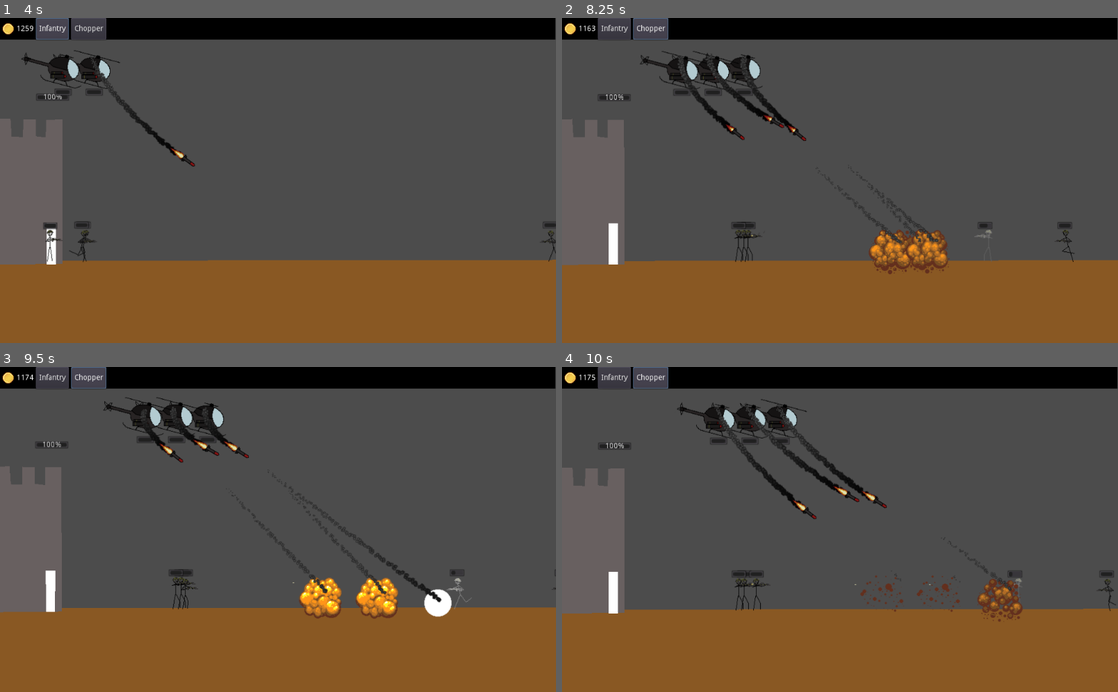
Above: before the commit, frames 1-4 (two rows, left to right).
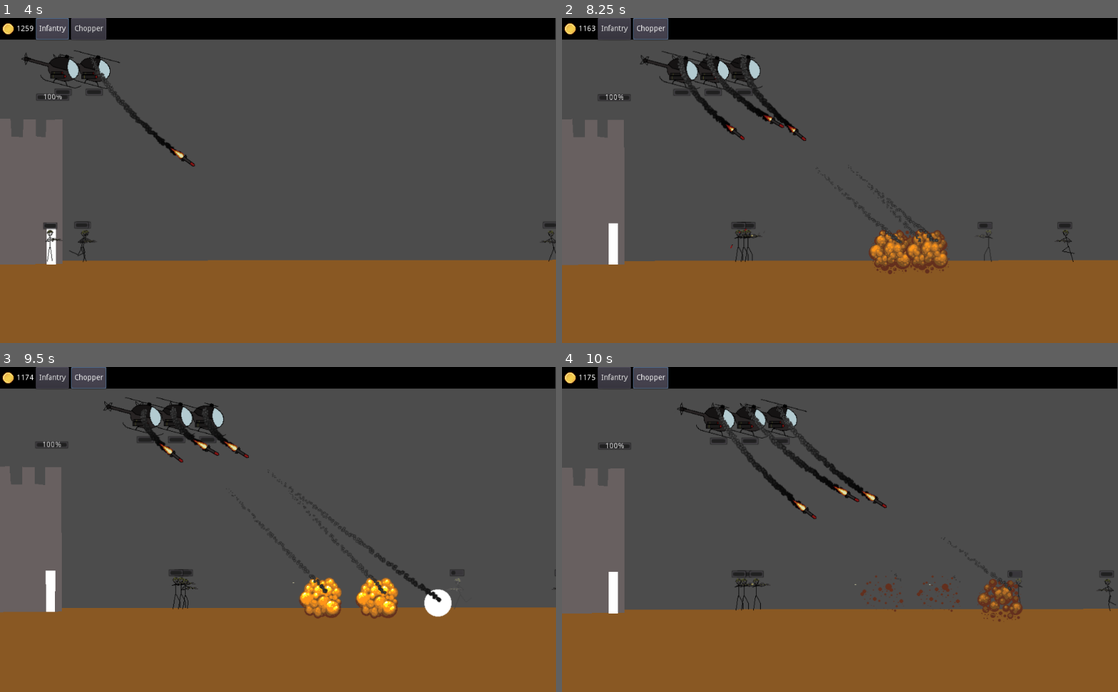
Above: after the commit, the same moments.

Repository: sunderww/StickDefense
Game: Godot game, scene res://Main.tscn
Two runs of this game, one before a commit and one after it. Both use one fixed random seed, a clock stepped at 60 frames per second and the inputs below.
Inputs:
- Up to frame 1 (4 s): click "Infantry" at 0.5 s; click "Chopper" at 1.25 s; click "Infantry" at 2 s; click "Chopper" at 2.75 s; click "Infantry" at 3.5 s
- Up to frame 2 (8.25 s): click "Chopper" at 4.25 s
- Up to frame 3 (9.5 s): no input
- Up to frame 4 (10 s): no input

Frame 1 is identical in both runs. In frame 2, less than 0.1% of the frame differs, in the area x 30-78%, y 64-75%; in frame 3, less than 0.1%; in frame 4, less than 0.1%.

Commit message:
Add a shell particle when infantry shoots

Diff:
--- a/Entities/Infantry/EnemyInfantry.tscn
+++ b/Entities/Infantry/EnemyInfantry.tscn
@@ -6,6 +6,8 @@
 [ext_resource path="res://Entities/Infantry/Infantry_Shooting.png" type="Texture" id=4]
 [ext_resource path="res://Entities/Infantry/Infantry_Walking.png" type="Texture" id=5]
 [ext_resource path="res://Entities/Infantry/Infantry_Idle.png" type="Texture" id=6]
+[ext_resource path="res://Entities/Infantry/Shell.png" type="Texture" id=7]
+[ext_resource path="res://Effects/Tweening/scale_effect.gd" type="Script" id=8]
 
 [sub_resource type="RectangleShape2D" id=37]
 extents = Vector2( 8, 26.207 )
@@ -236,7 +238,7 @@
 
 [sub_resource type="Animation" id=40]
 resource_name = "hurt"
-length = 0.5
+length = 0.3
 tracks/0/type = "value"
 tracks/0/path = NodePath("AnimatedSprite:material:shader_param/white_progress")
 tracks/0/interp = 2
@@ -244,11 +246,31 @@
 tracks/0/imported = false
 tracks/0/enabled = true
 tracks/0/keys = {
-"times": PoolRealArray( 0, 0.5 ),
+"times": PoolRealArray( 0, 0.3 ),
 "transitions": PoolRealArray( 0.574349, 3.24901 ),
 "update": 0,
 "values": [ 1.0, 0.0 ]
 }
+
+[sub_resource type="Curve" id=80]
+min_value = 0.99
+max_value = 2.0
+_data = [ Vector2( 0, 1 ), 0.0, 0.0, 0, 0, Vector2( 1, 1.94741 ), 0.0, 0.0, 0, 0 ]
+
+[sub_resource type="CurveTexture" id=81]
+curve = SubResource( 80 )
+
+[sub_resource type="ParticlesMaterial" id=82]
+flag_disable_z = true
+direction = Vector3( -1, -1, 0 )
+spread = 35.7
+gravity = Vector3( 0, 98, 0 )
+initial_velocity = 50.0
+angular_velocity = 100.0
+angular_velocity_random = 0.2
+orbit_velocity = 0.0
+orbit_velocity_random = 0.0
+scale_curve = SubResource( 81 )
 
 [node name="EnemyInfantry" type="KinematicBody2D"]
 collision_mask = 0
@@ -297,3 +319,22 @@
 
 [node name="AnimationPlayer" type="AnimationPlayer" parent="."]
 anims/hurt = SubResource( 40 )
+
+[node name="Particles2D" type="Particles2D" parent="."]
+position = Vector2( 7.07367, -17.7852 )
+emitting = false
+amount = 1
+one_shot = true
+process_material = SubResource( 82 )
+texture = ExtResource( 7 )
+
+[node name="ScaleEffect" type="Tween" parent="."]
+script = ExtResource( 8 )
+
+[node name="Particles2D2" type="Particles2D" parent="."]
+position = Vector2( 7.07367, -17.7852 )
+emitting = false
+amount = 1
+one_shot = true
+process_material = SubResource( 82 )
+texture = ExtResource( 7 )
--- a/Entities/Infantry/Infantry.tscn
+++ b/Entities/Infantry/Infantry.tscn
@@ -7,6 +7,7 @@
 [ext_resource path="res://Entities/Infantry/Infantry_Walking.png" type="Texture" id=5]
 [ext_resource path="res://Entities/Infantry/Infantry_Idle.png" type="Texture" id=6]
 [ext_resource path="res://Effects/Tweening/scale_effect.gd" type="Script" id=7]
+[ext_resource path="res://Entities/Infantry/Shell.png" type="Texture" id=8]
 
 [sub_resource type="Shader" id=38]
 code = "shader_type canvas_item;
@@ -237,7 +238,7 @@
 
 [sub_resource type="Animation" id=40]
 resource_name = "hurt"
-length = 0.5
+length = 0.3
 tracks/0/type = "value"
 tracks/0/path = NodePath("AnimatedSprite:material:shader_param/white_progress")
 tracks/0/interp = 2
@@ -245,11 +246,31 @@
 tracks/0/imported = false
 tracks/0/enabled = true
 tracks/0/keys = {
-"times": PoolRealArray( 0, 0.5 ),
+"times": PoolRealArray( 0, 0.3 ),
 "transitions": PoolRealArray( 0.574349, 3.24901 ),
 "update": 0,
 "values": [ 1.0, 0.0 ]
 }
+
+[sub_resource type="Curve" id=80]
+min_value = 0.99
+max_value = 2.0
+_data = [ Vector2( 0, 1 ), 0.0, 0.0, 0, 0, Vector2( 1, 1.94741 ), 0.0, 0.0, 0, 0 ]
+
+[sub_resource type="CurveTexture" id=81]
+curve = SubResource( 80 )
+
+[sub_resource type="ParticlesMaterial" id=82]
+flag_disable_z = true
+direction = Vector3( -1, -1, 0 )
+spread = 35.7
+gravity = Vector3( 0, 98, 0 )
+initial_velocity = 50.0
+angular_velocity = 100.0
+angular_velocity_random = 0.2
+orbit_velocity = 0.0
+orbit_velocity_random = 0.0
+scale_curve = SubResource( 81 )
 
 [node name="Infantry" type="KinematicBody2D"]
 collision_mask = 0
@@ -298,3 +319,19 @@
 
 [node name="AnimationPlayer" type="AnimationPlayer" parent="."]
 anims/hurt = SubResource( 40 )
+
+[node name="Particles2D" type="Particles2D" parent="."]
+position = Vector2( 7.07367, -17.7852 )
+emitting = false
+amount = 1
+one_shot = true
+process_material = SubResource( 82 )
+texture = ExtResource( 8 )
+
+[node name="Particles2D2" type="Particles2D" parent="."]
+position = Vector2( 7.07367, -17.7852 )
+emitting = false
+amount = 1
+one_shot = true
+process_material = SubResource( 82 )
+texture = ExtResource( 8 )
--- a/Entities/Infantry/infantry.gd
+++ b/Entities/Infantry/infantry.gd
@@ -5,6 +5,9 @@
 signal spawn_object(node)
 
 const Idle = preload("res://Entities/Infantry/States/idle.gd")
+
+onready var shell_particles = $Particles2D
+onready var shell_particles2 = $Particles2D2
 
 export var bullet_damage: int = 10
 export var bullets: int = 6
@@ -49,4 +52,10 @@
 func shoot(bullet: Bullet) -> void:
 	bullets -= 1
 	bullet.damage = bullet_damage
+
+	# Alternate between 2 particles in case one is not finished
+	if shell_particles.emitting:
+		shell_particles2.emitting = true
+	else:
+		shell_particles.emitting = true
 	emit_signal("spawn_object", bullet)
Not shown: 1 places in Entities/Infantry/EnemyInfantry.tscn that only renumber resources
Not shown: 1 places in Entities/Infantry/Infantry.tscn that only renumber resources
Binary file added: Entities/Infantry/Shell.png
Not shown, added: Entities/Infantry/Shell.png.import
